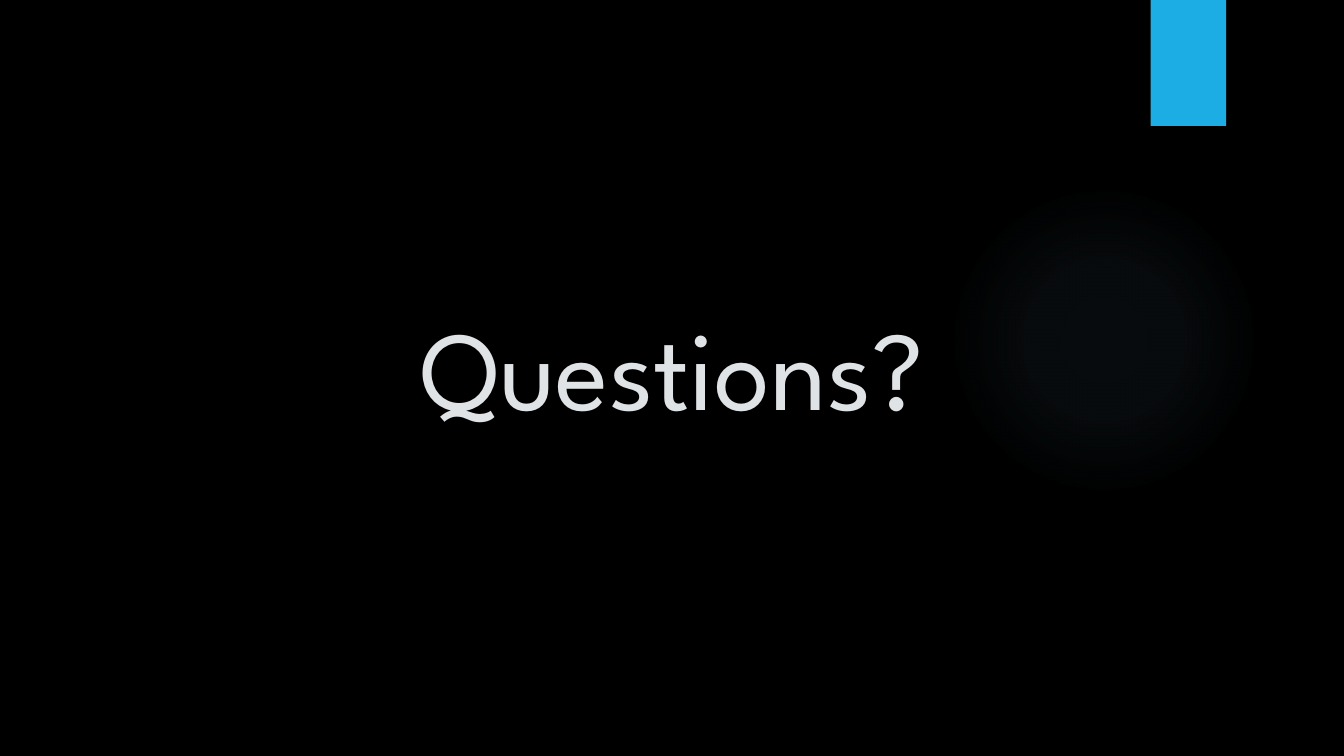
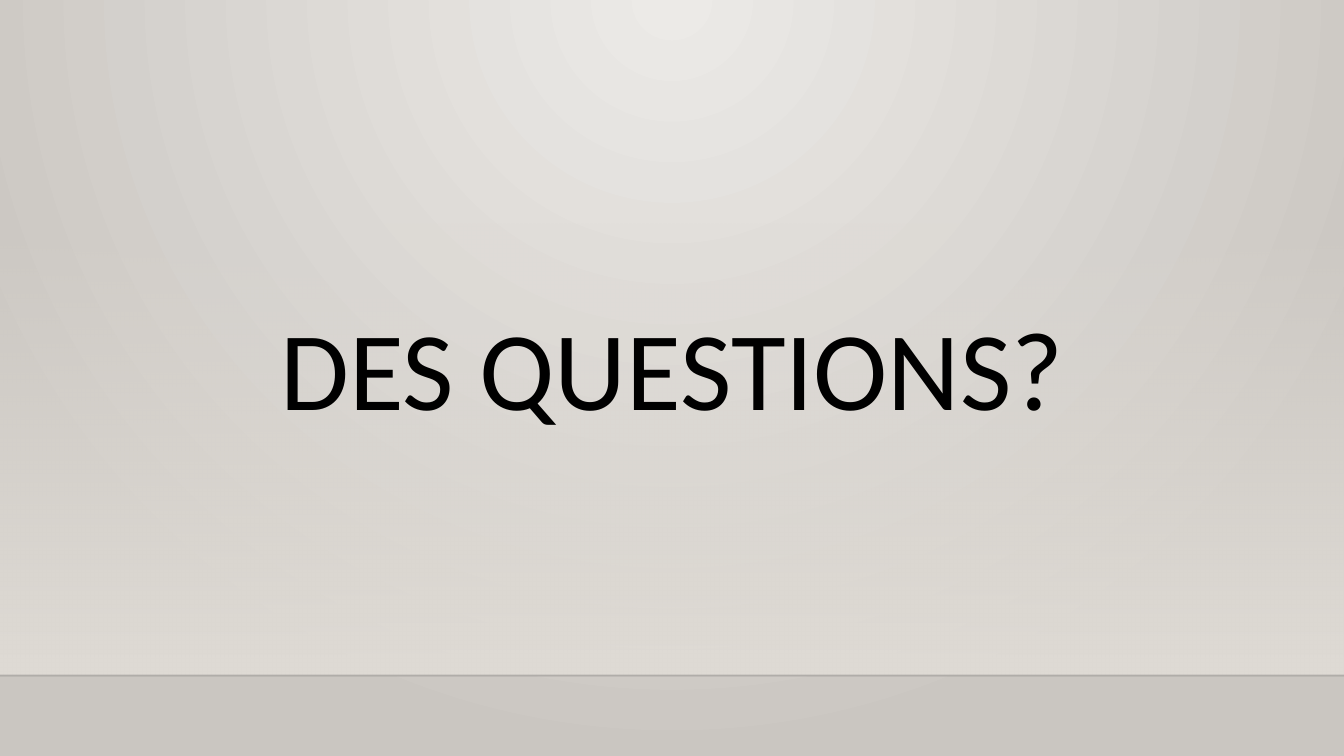
Before and after one commit to ghrabla/kleider1933-website, a slide deck: slide 16 of UML/presentationfilrouge.pptx (slide 17 before the commit). Drawn at 1344x756 pixels with LibreOffice and Linux fonts; fonts in the diff are those of the drawing; background and template pictures are left out. Boxes give left, top, right and bottom in pixels: in the first picture for what was removed or moved away, otherwise in the second. Text is boxed around its words. In the diff, an @@ line names an element or a change of style, - is before the commit and + after.

```diff
--- a/UML/presentationfilrouge.pptx
+++ b/UML/presentationfilrouge.pptx
@@ background picture (left out) to gradient #ECEAE7 to #CAC7C1 @@
@@ rectangle removed at <box>1150,0,1226,126</box> @@
@@ ellipse removed at <box>949,185,1259,496</box> @@
@@ rectangle added at <box>0,223,1344,676</box>, fill gradient #DFDBD5 @@
@@ title at <box>280,333,1064,425</box>: text changed; font League Spartan to Calibri; text colour #DFE3E5 to #000000 @@
-Questions?
+DES QUESTIONS?
@@ line added from (0, 676) to (1344, 676), #000001 1 pt @@
```
Also in this commit, not shown: 7 other slides changed, 8 slides added, 9 slides removed, 5 other files.
